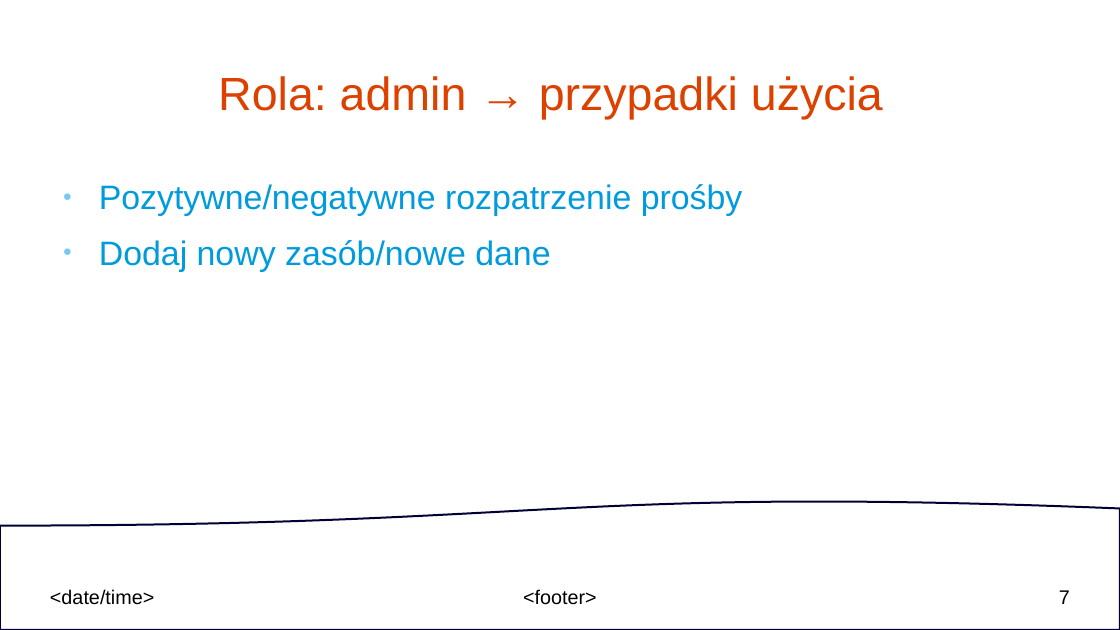
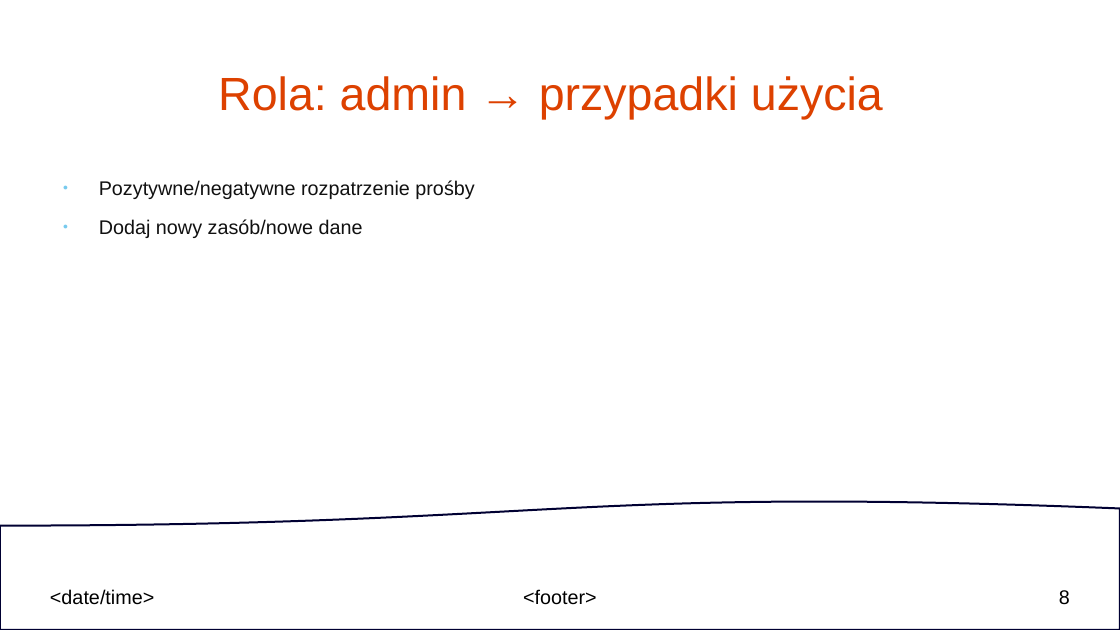
Before and after one commit to Nixam01/mzomi_BHL_2024, a slide deck: slide 8 of dokumentacja_projektu_Access_Broker.odp (slide 7 before the commit). Drawn at 1120x630 pixels with LibreOffice and Linux fonts; fonts in the diff are those of the drawing. Boxes give left, top, right and bottom in pixels: in the first picture for what was removed or moved away, otherwise in the second. Text is boxed around its words. In the diff, an @@ line names an element or a change of style, - is before the commit and + after.

```diff
--- a/dokumentacja_projektu_Access_Broker.odp
+++ b/dokumentacja_projektu_Access_Broker.odp
@@ text "Pozytywne/negatywne rozpatrzenie prośby" at [99, 180, 474, 238]: size 24 to 14 pt, text colour #009BDD to #111111 @@
@@ page number at [1059, 590, 1070, 605]: text changed @@
-7
+8
```
Also in this commit, not shown: 5 other slides changed, 2 slides added, 1 slide removed.
